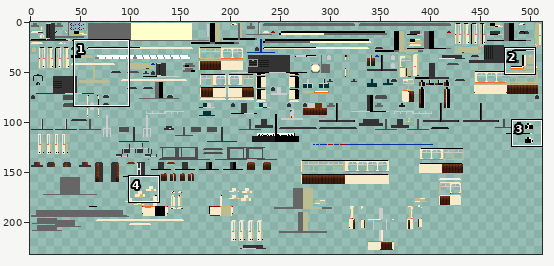
Sprite sheet -- src/main/resources/assets/tc/textures/trains/Duewag_GT6ER_Purple.png. The picture above shows the old version from afar; the outline marks the close-up.
Close-up. The starting point:
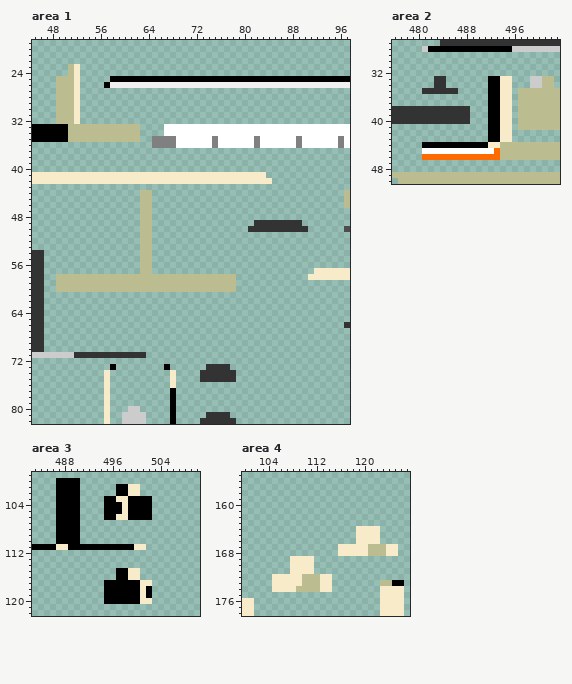
The file is 512x256 pixels. Colours within 5 levels of each other are drawn and written as one. Shown: area 1: x 45..97, y 19..82; area 2: x 476..503, y 27..50; area 3: x 483..510, y 99..122; area 4: x 100..127, y 155..178. The wide view leaves out empty margins. The commit also changed other parts of the picture, which this record leaves out.
New version:
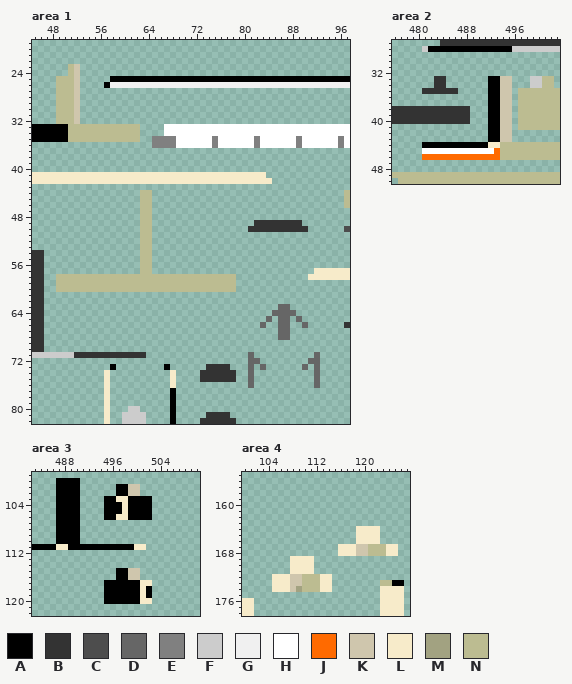
Palette (. is transparent): A #000000  B #333333  C #4d4d4d  D #666666  E #808080  F #cccccc  G #f0f0f0  H #ffffff  J #ff6a00  K #cfc6ad  L #f7ebca  M #a2a281  N #bcbc91
The edit:
--- area 1
@@ x 50..54 @@
 22 .....
-23 .NL..
-24 .NL..
-25 NNL..
-26 NNL..
-27 NNL..
-28 NNL..
-29 NNL..
-30 NNL..
-31 NNL..
-32 NNL..
+23 .NK..
+24 .NK..
+25 NNK..
+26 NNK..
+27 NNK..
+28 NNK..
+29 NNK..
+30 NNK..
+31 NNK..
+32 NNK..
 33 ANNNN
@@ x 79..94 @@
 62 ................
-63 ................
-64 ................
-65 ................
-66 ................
-67 ................
-68 ................
+63 .......DD.......
+64 ......DDDD......
+65 .....D.DD.D.....
+66 ....D..DD..D....
+67 .......DD.......
+68 .......DD.......
 69 ................
 70 ................
-71 ................
-72 ................
-73 ................
-74 ................
-75 ................
-76 ................
+71 ..D..........D..
+72 ..DD........DD..
+73 ..D.D......D.D..
+74 ..D..........D..
+75 ..D..........D..
+76 ..D..........D..
 77 ................
--- area 2
@@ x 492..497 @@
 32 ......
-33 AALL..
-34 AALL..
-35 AALL.N
-36 AALL.N
-37 AALL.N
-38 AALL.N
-39 AALL.N
-40 AALL.N
-41 AALL.N
-42 AALL..
-43 AALL..
+33 AAKK..
+34 AAKK..
+35 AAKK.N
+36 AAKK.N
+37 AAKK.N
+38 AAKK.N
+39 AAKK.N
+40 AAKK.N
+41 AAKK.N
+42 AAKK..
+43 AAKK..
 44 LLNNNN
--- area 3
@@ x 497..502 @@
 100 ......
-101 AALL..
-102 AALL..
+101 AAKK..
+102 AAKK..
 103 LLAAAA
@@ x 497..502 @@
 114 ......
-115 AALL..
-116 AALL..
+115 AAKK..
+116 AAKK..
 117 AAAALL
--- area 4
@@ x 117..122 @@
 166 ..LLLL
-167 LLLLNN
-168 LLLLNN
+167 LLKKNN
+168 LLKKNN
 169 ......
@@ x 106..111 @@
 171 ..LLLL
-172 LLLLNN
-173 LLLLNN
-174 LLLNNN
+172 LLKKNN
+173 LLKKNN
+174 LLKMNN
 175 ......
Pixel boxes of the changes (left, top, right, bottom) in both close-ups:
changed: (74, 64, 80, 124)
added: (248, 304, 320, 388)
changed: (500, 76, 512, 142)
changed: (128, 484, 140, 496)
changed: (128, 568, 140, 580)
changed: (356, 544, 368, 556)
changed: (290, 574, 302, 592)
